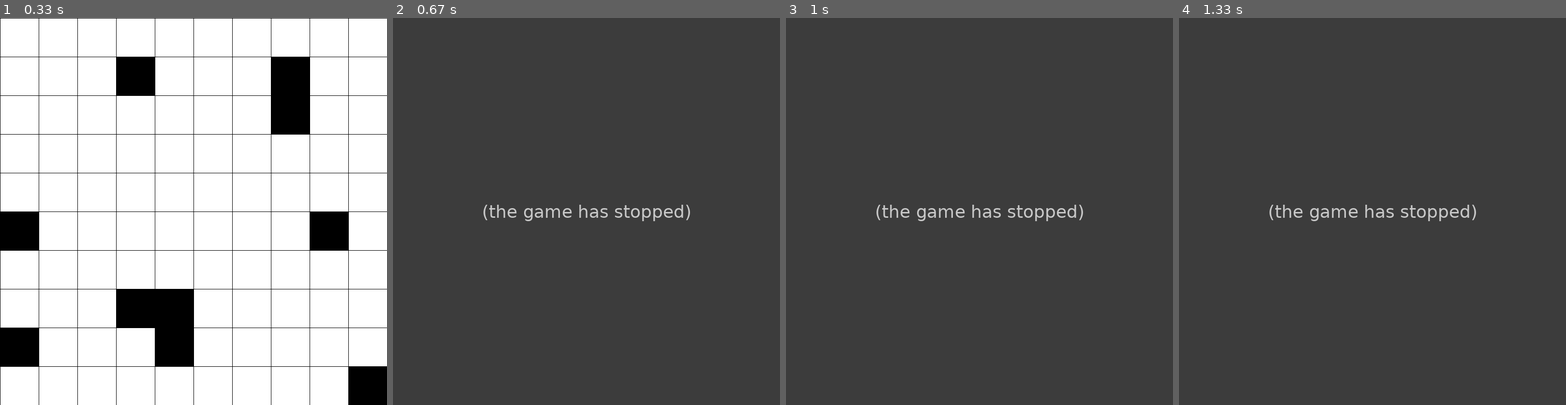
Above: before the commit, frames 1-4 (left to right).
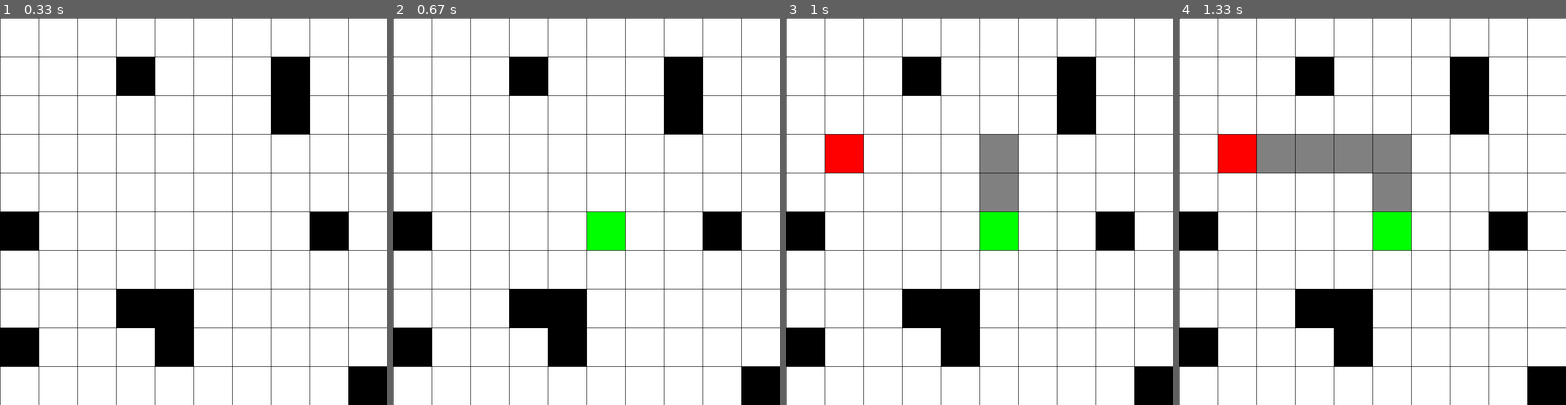
Above: after the commit, the same moments.

Repository: MichalKacprzak99/pathfinding-pygame
Game: pygame game, started from src/main.py
Same seed, same stepped clock (60 frames per second), same inputs: the game is played once before the commit and once after it.
Inputs (mouse positions are in pixels of both pictures, inside the frame that each line leads up to):
- Up to frame 1 (0.33 s): no input
- Up to frame 2 (0.67 s): click (586, 211) at 0.38 s
- Up to frame 3 (1 s): click (859, 153) at 0.72 s
- Up to frame 4 (1.33 s): no input

Frame 1 is identical in both runs. In frame 2, 100% of the frame differs, in the area x 0-100%, y 0-100%; in frame 3, 100%; in frame 4, 100%.
Error before the commit: AttributeError: 'tuple' object has no attribute 'x' (square.py line 17); the game stopped at 0.43 s (later frames are placeholders)

Commit message:
add docstrings | instead of methods there are properties

Diff:
--- a/src/simulation.py
+++ b/src/simulation.py
@@ -74,7 +74,7 @@
         self.board.draw_board()
 
     def choose_square(self):
-        clicked_square_pos = Square.convert_to_square_coordinates(pg.mouse.get_pos())
+        clicked_square_pos = Square.convert_to_board_coordinates(pg.mouse.get_pos())
         clicked_square = Square(*clicked_square_pos)
         if self.board.is_square_empty(clicked_square):
             self.path_finder.set_point(clicked_square)
--- a/src/square.py
+++ b/src/square.py
@@ -7,22 +7,44 @@
 
 
 class Square:
+    """
+    Class for representing square on the board
+    """
     def __init__(self, x: int, y: int):
+        """
+         Creates a new ``Square`` instance.
+        """
         self.x, self.y = x, y
 
-    def get_screen_coordinates(self) -> Tuple[int, int]:
+    @property
+    def window_coordinates(self) -> Tuple[int, int]:
+        """
+        Transform board coordinates of square to window coordinates
+
+        :return: coordinates of top left corner of square
+        """
         return self.x * Dimension.SQUARE_WIDTH.value + 1, self.y * Dimension.SQUARE_HEIGHT.value + 1
 
-    def convert_to_square_coordinates(self):
-        self.x = math.floor(self.x / Dimension.SQUARE_WIDTH.value)
-        self.y = math.floor(self.y / Dimension.SQUARE_HEIGHT.value)
+    @staticmethod
+    def convert_to_board_coordinates(clicked_position: Tuple[int, int]) -> Tuple[int, int]:
+        x, y = clicked_position
+        x = math.floor(x / Dimension.SQUARE_WIDTH.value)
+        y = math.floor(y / Dimension.SQUARE_HEIGHT.value)
+        return x, y
 
-    def get_squared_coordinates(self) -> Tuple[int, int]:
+    @property
+    def board_coordinates(self) -> Tuple[int, int]:
         return self.x, self.y
 
     def draw(self, window: pg.Surface, color: Tuple[int, int, int]):
-        rect = (self.get_screen_coordinates(),
-                (Dimension.SQUARE_WIDTH.value - 1, Dimension.SQUARE_HEIGHT.value - 1))
+        """
+        Full fill square with given color.
+
+        :param window: window created by pygame
+        :param color: color in RGB format
+        :return: None
+        """
+        rect = (self.window_coordinates, (Dimension.SQUARE_WIDTH.value - 1, Dimension.SQUARE_HEIGHT.value - 1))
         pg.draw.rect(window, color, rect)
 
         pg.display.update()
